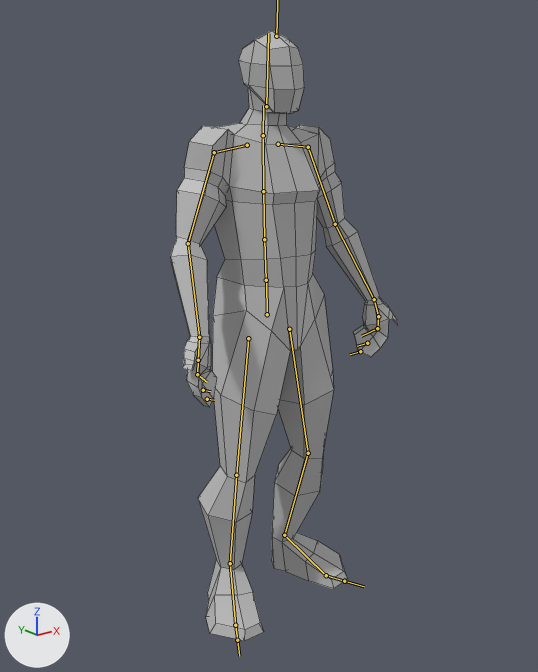
The FBX model Assets/_Root/Art/Models/MO_MC.fbx as it was, and as the next commit left it.
The view is the same before and after, from a 50 mm lens placed at (-0.0671, -0.0843, 0.0761), pointed at (-0.0006, -0.0011, 0.0428). The axes (+X, +Y, +Z) are drawn at lower left. The lights are the same throughout. Both versions are drawn at frame 186 of the action 'mixamo.com'; the numbers are the values there. The bones that bend it are drawn over the model as lines. Mesh edges are drawn as thin lines.

Objects in the first picture: 'Main_Char'.
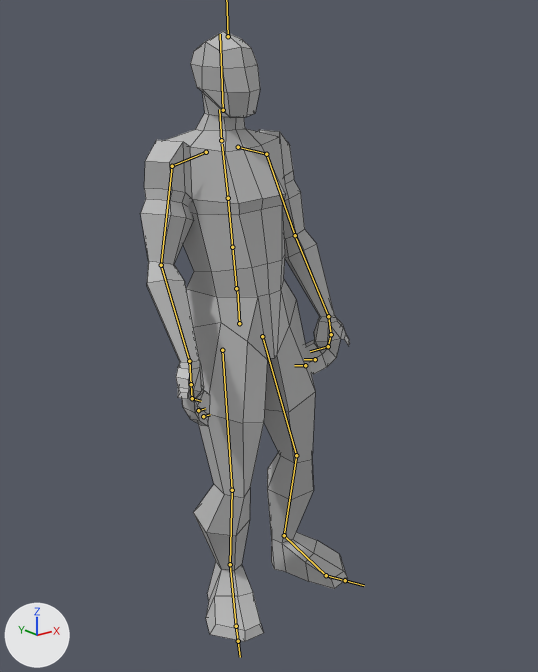
Where the change shows, as pixel boxes [x1, y1, x2, y2] in the pictures (538 x 672 px):
'Main_Char', posed (8% narrower)
    before: [171, 31, 398, 641]
    after: [141, 31, 350, 642]
bone 'mixamorig:Hips', root to tip
    before: (267, 314) to (266, 281)
    after: (239, 323) to (237, 289)
bone 'mixamorig:Spine', root to tip
    before: (266, 280) to (264, 239)
    after: (236, 288) to (232, 247)
bone 'mixamorig:Spine1', root to tip
    before: (264, 239) to (263, 191)
    after: (232, 247) to (228, 198)
bone 'mixamorig:Spine2', root to tip
    before: (263, 191) to (263, 138)
    after: (228, 198) to (222, 144)
bone 'mixamorig:Neck', root to tip
    before: (263, 135) to (263, 105)
    after: (221, 140) to (219, 109)
bone 'mixamorig:LeftShoulder', root to tip
    before: (278, 144) to (308, 147)
    after: (238, 147) to (266, 154)
bone 'mixamorig:LeftArm', root to tip
    before: (308, 147) to (335, 224)
    after: (266, 154) to (295, 235)
bone 'mixamorig:LeftForeArm', root to tip
    before: (335, 224) to (374, 299)
    after: (295, 235) to (328, 316)
bone 'mixamorig:LeftHand', root to tip
    before: (374, 299) to (378, 316)
    after: (328, 316) to (331, 334)
bone 'mixamorig:RightShoulder', root to tip
    before: (247, 145) to (214, 152)
    after: (206, 152) to (172, 166)
bone 'mixamorig:RightArm', root to tip
    before: (214, 152) to (188, 243)
    after: (172, 166) to (161, 265)
bone 'mixamorig:RightForeArm', root to tip
    before: (188, 243) to (199, 337)
    after: (161, 265) to (189, 361)
bone 'mixamorig:RightHand', root to tip
    before: (199, 337) to (198, 360)
    after: (189, 361) to (191, 384)
bone 'mixamorig:LeftUpLeg', root to tip
    before: (289, 329) to (308, 453)
    after: (262, 336) to (296, 455)
bone 'mixamorig:LeftLeg', root to tip
    before: (308, 453) to (284, 535)
    after: (296, 455) to (284, 535)
bone 'mixamorig:RightUpLeg', root to tip
    before: (248, 338) to (236, 475)
    after: (222, 350) to (232, 490)
bone 'mixamorig:RightLeg', root to tip
    before: (236, 475) to (230, 563)
    after: (232, 490) to (230, 564)
bone 'mixamorig:RightFoot', root to tip
    before: (230, 563) to (235, 625)
    after: (230, 564) to (236, 626)

Edits to the bpy script that builds the scene:
```text
Change bone_mixamorig_hips:
    where bone_mixamorig_hips = bpy.data.objects['Armature'].pose.bones['mixamorig:Hips']
    bone_mixamorig_hips.location: (0.04, -0.05, 0.04) -> (-0.5, -0.09, 0.06)
    bone_mixamorig_hips.rotation_quaternion: (0.999, -0.018, -0.034, -0.006) -> (1.0, -0.021, 0.015, 0.014)  # degrees (-2, -4, -1) -> degrees (-2, 2, 2)
Change bone_mixamorig_spine:
    where bone_mixamorig_spine = bpy.data.objects['Armature'].pose.bones['mixamorig:Spine']  # child of 'mixamorig:Hips'
    bone_mixamorig_spine.rotation_quaternion: (1.0, 0.008, -0.002, -0.001) -> (1.0, 0.009, -0.004, 0.005)  # degrees (1, 0, 0) -> degrees (1, 0, 1)
Change bone_mixamorig_spine1:
    where bone_mixamorig_spine1 = bpy.data.objects['Armature'].pose.bones['mixamorig:Spine1']  # child of 'mixamorig:Spine'
    bone_mixamorig_spine1.rotation_quaternion: (1.0, 0.008, -0.02, 0.0) -> (0.999, 0.01, -0.031, 0.012)  # degrees (1, -2, 0) -> degrees (1, -4, 1)
Change bone_mixamorig_spine2:
    where bone_mixamorig_spine2 = bpy.data.objects['Armature'].pose.bones['mixamorig:Spine2']  # child of 'mixamorig:Spine1'
    bone_mixamorig_spine2.rotation_quaternion: (1.0, 0.008, -0.02, 0.001) -> (0.999, 0.009, -0.031, 0.013)  # degrees (1, -2, 0) -> degrees (1, -4, 1)
Change bone_mixamorig_neck:
    where bone_mixamorig_neck = bpy.data.objects['Armature'].pose.bones['mixamorig:Neck']  # child of 'mixamorig:Spine2'
    bone_mixamorig_neck.rotation_quaternion: (1.0, -0.001, 0.014, -0.008) -> (1.0, -0.007, 0.013, -0.023)  # degrees (0, 2, -1) -> degrees (-1, 1, -3)
Change bone_mixamorig_leftshoulder:
    where bone_mixamorig_leftshoulder = bpy.data.objects['Armature'].pose.bones['mixamorig:LeftShoulder']  # child of 'mixamorig:Spine2'
    bone_mixamorig_leftshoulder.rotation_quaternion: (0.987, -0.16, -0.024, -0.009) -> (0.996, -0.064, -0.025, -0.048)  # degrees (-18, -3, -1) -> degrees (-7, -3, -5)
Change bone_mixamorig_leftarm:
    where bone_mixamorig_leftarm = bpy.data.objects['Armature'].pose.bones['mixamorig:LeftArm']  # child of 'mixamorig:LeftShoulder'
    bone_mixamorig_leftarm.rotation_quaternion: (0.958, 0.236, 0.153, 0.058) -> (0.943, 0.208, 0.235, 0.113)  # degrees (29, 15, 11) -> degrees (29, 23, 20)
Change bone_mixamorig_leftforearm:
    where bone_mixamorig_leftforearm = bpy.data.objects['Armature'].pose.bones['mixamorig:LeftForeArm']  # child of 'mixamorig:LeftArm'
    bone_mixamorig_leftforearm.rotation_quaternion: (0.964, -0.038, -0.012, 0.261) -> (0.965, -0.039, 0.017, 0.258)  # degrees (-5, 0, 30) -> degrees (-4, 3, 30)
Change bone_mixamorig_lefthand:
    where bone_mixamorig_lefthand = bpy.data.objects['Armature'].pose.bones['mixamorig:LeftHand']  # child of 'mixamorig:LeftForeArm'
    bone_mixamorig_lefthand.rotation_quaternion: (0.971, 0.174, 0.1, -0.127) -> (0.964, 0.207, 0.054, -0.158)  # degrees (19, 14, -13) -> degrees (23, 10, -17)
Change bone_mixamorig_rightshoulder:
    where bone_mixamorig_rightshoulder = bpy.data.objects['Armature'].pose.bones['mixamorig:RightShoulder']  # child of 'mixamorig:Spine2'
    bone_mixamorig_rightshoulder.rotation_quaternion: (0.989, -0.14, -0.038, -0.035) -> (0.991, -0.128, -0.031, -0.026)  # degrees (-16, -5, -3) -> degrees (-15, -4, -3)
Change bone_mixamorig_rightarm:
    where bone_mixamorig_rightarm = bpy.data.objects['Armature'].pose.bones['mixamorig:RightArm']  # child of 'mixamorig:RightShoulder'
    bone_mixamorig_rightarm.rotation_quaternion: (0.96, 0.184, -0.169, -0.129) -> (0.948, 0.209, -0.191, -0.143)  # degrees (24, -16, -19) -> degrees (28, -18, -22)
Change bone_mixamorig_rightforearm:
    where bone_mixamorig_rightforearm = bpy.data.objects['Armature'].pose.bones['mixamorig:RightForeArm']  # child of 'mixamorig:RightArm'
    bone_mixamorig_rightforearm.rotation_quaternion: (0.97, -0.095, 0.011, -0.224) -> (0.972, -0.094, -0.015, -0.216)  # degrees (-11, -1, -26) -> degrees (-10, -4, -25)
Change bone_mixamorig_righthand:
    where bone_mixamorig_righthand = bpy.data.objects['Armature'].pose.bones['mixamorig:RightHand']  # child of 'mixamorig:RightForeArm'
    bone_mixamorig_righthand.rotation_quaternion: (0.98, 0.142, -0.002, 0.138) -> (0.976, 0.156, -0.003, 0.154)  # degrees (16, -2, 16) -> degrees (18, -3, 18)
Change bone_mixamorig_leftupleg:
    where bone_mixamorig_leftupleg = bpy.data.objects['Armature'].pose.bones['mixamorig:LeftUpLeg']  # child of 'mixamorig:Hips'
    bone_mixamorig_leftupleg.rotation_quaternion: (0.994, 0.092, -0.054, 0.025) -> (0.991, 0.098, -0.061, 0.068)  # degrees (10, -6, 2) -> degrees (11, -8, 7)
Change bone_mixamorig_leftleg:
    where bone_mixamorig_leftleg = bpy.data.objects['Armature'].pose.bones['mixamorig:LeftLeg']  # child of 'mixamorig:LeftUpLeg'
    bone_mixamorig_leftleg.rotation_quaternion: (0.972, -0.211, -0.099, 0.019) -> (0.972, -0.209, -0.102, 0.034)  # degrees (-25, -11, 5) -> degrees (-25, -11, 6)
Change bone_mixamorig_leftfoot:
    where bone_mixamorig_leftfoot = bpy.data.objects['Armature'].pose.bones['mixamorig:LeftFoot']  # child of 'mixamorig:LeftLeg'
    bone_mixamorig_leftfoot.rotation_quaternion: (0.993, 0.096, -0.07, -0.01) -> (0.992, 0.055, -0.077, -0.088)  # degrees (11, -8, -2) -> degrees (7, -8, -11)
Change bone_mixamorig_rightupleg:
    where bone_mixamorig_rightupleg = bpy.data.objects['Armature'].pose.bones['mixamorig:RightUpLeg']  # child of 'mixamorig:Hips'
    bone_mixamorig_rightupleg.rotation_quaternion: (0.987, 0.087, 0.119, -0.059) -> (0.989, 0.11, 0.094, -0.02)  # degrees (9, 14, -6) -> degrees (13, 11, -1)
Change bone_mixamorig_rightleg:
    where bone_mixamorig_rightleg = bpy.data.objects['Armature'].pose.bones['mixamorig:RightLeg']  # child of 'mixamorig:RightUpLeg'
    bone_mixamorig_rightleg.rotation_quaternion: (0.986, -0.16, 0.046, -0.016) -> (0.966, -0.249, 0.073, -0.01)  # degrees (-19, 5, -3) -> degrees (-29, 8, -3)
Change bone_mixamorig_rightfoot:
    where bone_mixamorig_rightfoot = bpy.data.objects['Armature'].pose.bones['mixamorig:RightFoot']  # child of 'mixamorig:RightLeg'
    bone_mixamorig_rightfoot.rotation_quaternion: (0.996, 0.027, 0.071, 0.039) -> (0.99, 0.121, 0.07, -0.022)  # degrees (3, 8, 5) -> degrees (14, 8, -2)
```
